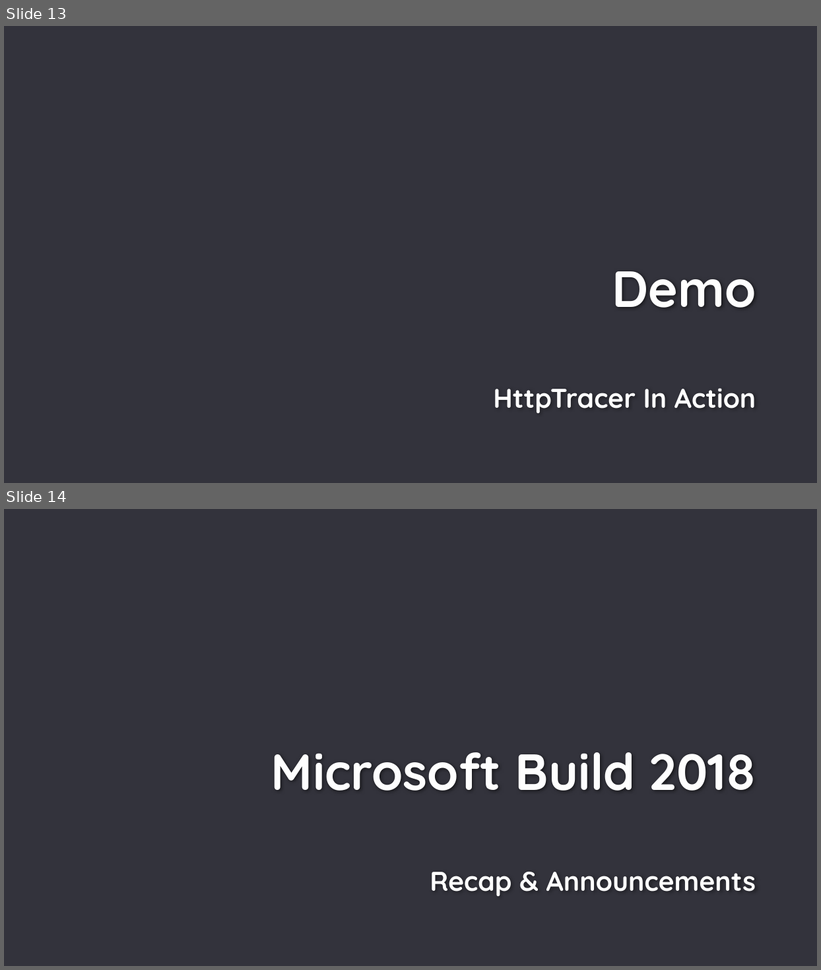
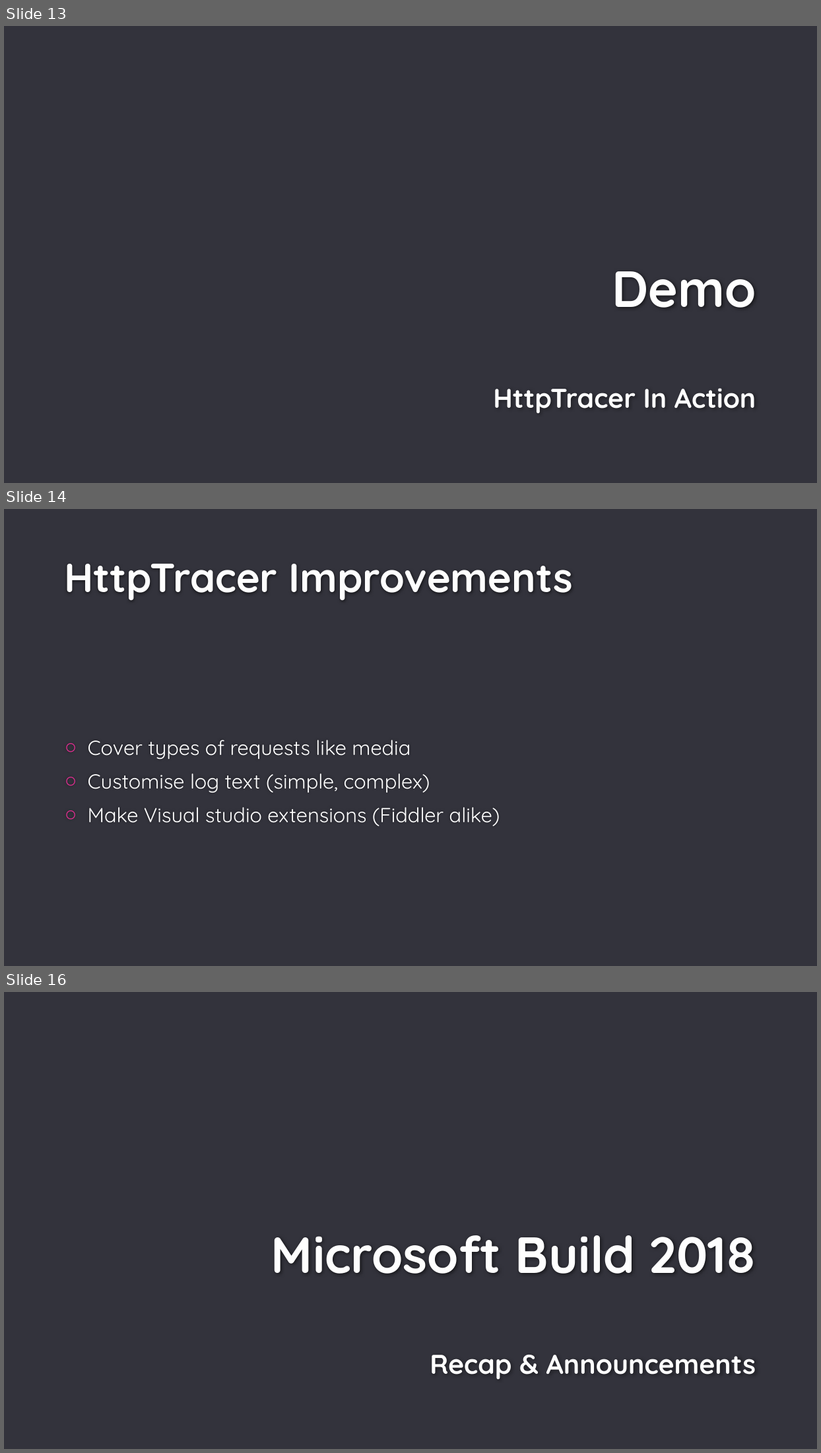
Before and after one commit to TorontoMobileDevelopers/Presentations, a slide deck: 2018-05-15_Build_HttpTracer_XF3/2018-05-15_Build_HttpTracer_XF3.pptx. Shown one above the other, each under a label of ours: slides 13 and 14 before the commit, slides 13, 14 and 16 after it; the slides between them are not shown. The pictures are 821x970 and 821x1453 pixels, drawn with LibreOffice and Linux fonts; fonts in the diff are those of the drawing; background and template pictures are left out. Boxes give left, top, right and bottom in pixels: in the first picture for what was removed or moved away, otherwise in the second. Text is boxed around its words. In the diff, an @@ line names an element or a change of style, - is before the commit and + after.

```diff
--- a/2018-05-15_Build_HttpTracer_XF3/2018-05-15_Build_HttpTracer_XF3.pptx
+++ b/2018-05-15_Build_HttpTracer_XF3/2018-05-15_Build_HttpTracer_XF3.pptx
@@ slide 14 added at [4, 509, 817, 966], background #33333C @@
@@ title added at [64, 564, 573, 601], 48 pt, text #FEFEFE, bold @@
+HttpTracer Improvements
@@ text added at [88, 740, 500, 826], 24 pt, text #FFFFFF @@
+○ Cover types of requests like media
+○ Customise log text (simple, complex)
+○ Make Visual studio extensions (Fiddler alike)
@@ what was slide 14 is now slide 16 @@
```
Also in this commit, not shown: 2 slides changed, 2 other slides added, 1 slide removed, 1 other file.
